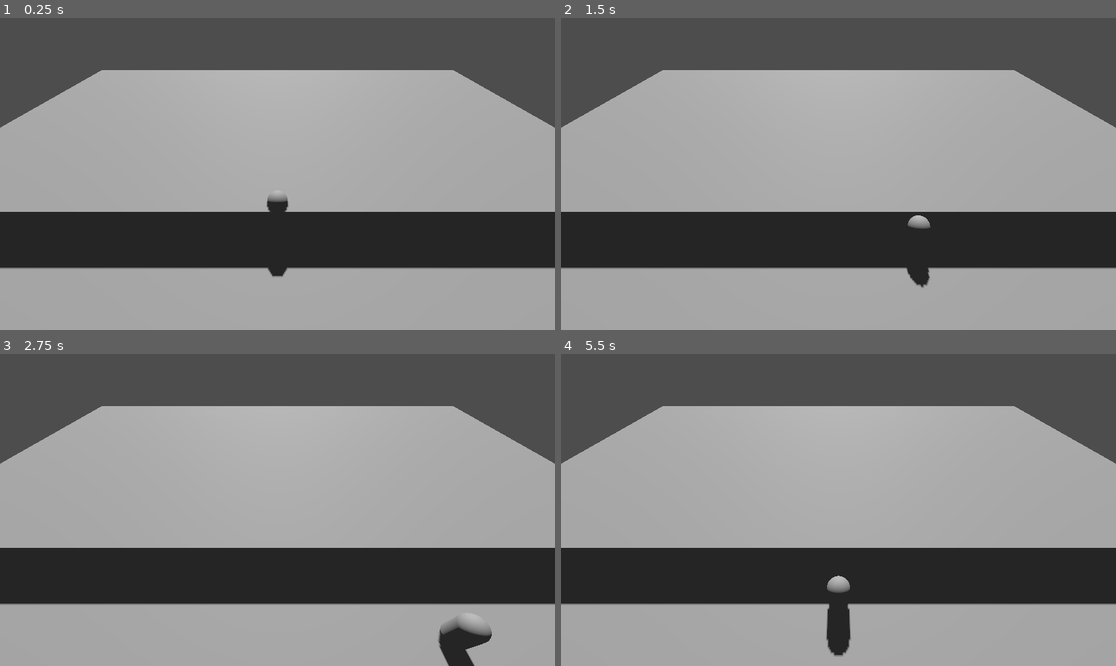
Above: before the commit, frames 1-4 (two rows, left to right).
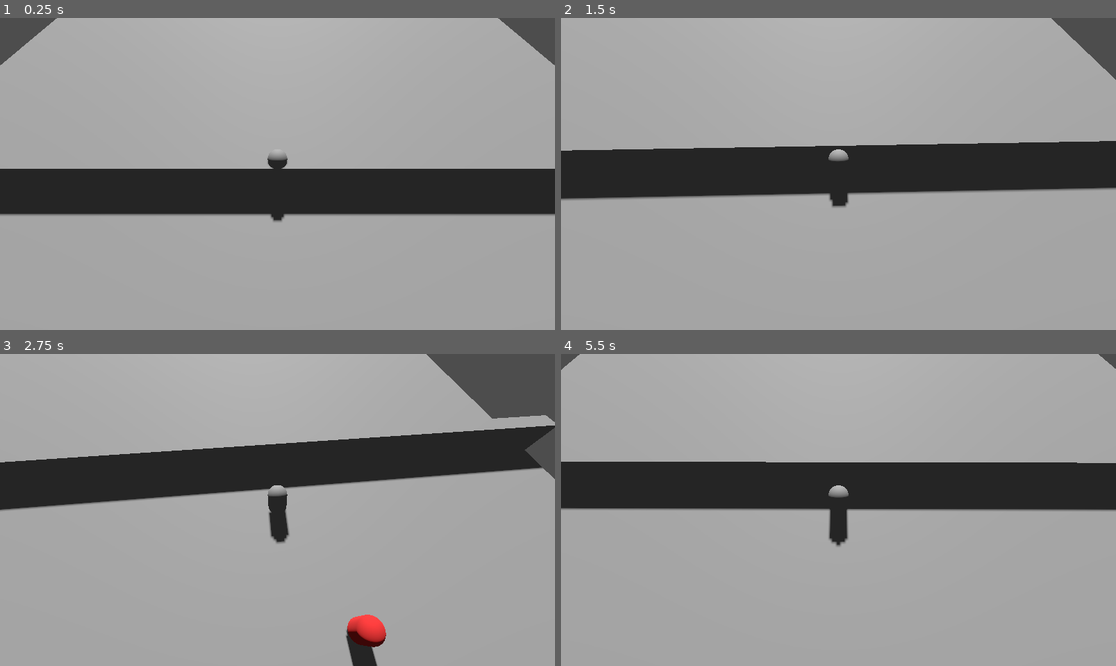
Above: after the commit, the same moments.

Repository: xtianarabia/A-MobileGame
Game: Godot game, scene res://scenes/main.tscn
Same seed, same stepped clock (60 frames per second), same inputs: the game is played once before the commit and once after it.
Inputs:
- Up to frame 1 (0.25 s): no input
- Up to frame 2 (1.5 s): hold Right (ui_right) 0.53-1.28 s; hold Down (ui_down) from 1.28 s (still down)
- Up to frame 3 (2.75 s): release Down (ui_down) at 2.03 s; hold Right (ui_right) from 2.03 s (still down)
- Up to frame 4 (5.5 s): release Right (ui_right) at 2.78 s; hold Up (ui_up) 2.78-3.53 s; hold Left (ui_left) 3.53-5.03 s; hold Down (ui_down) from 5.03 s (still down)

The runs differ from the first frame. In frame 1, 50% of the frame differs, in the area x 0-100%, y 0-84%; in frame 2, 53%; in frame 3, 51%; in frame 4, 55%, in the area x 0-100%, y 0-97%.

Commit message:
fix: Resolve critical collision and camera follow bugs
This commit addresses two major bugs found during testing of the Phase 1 MVP.

1.  **Fix Floor/Wall Collision:**
    - The player was falling through the floor and passing through walls.
    - This was caused by a misconfiguration of collision layers and masks.
    - The fix resets the player's `CharacterBody3D` to use the default collision layer and mask (1), ensuring it interacts correctly with the level geometry, which is also on the default layer.

2.  **Fix Static Camera:**
    - The camera was not following the player.
    - This was caused by an unreliable method of linking the camera to the player node.
    - The fix makes the camera controller script more robust by using a `NodePath` to find the player at runtime, ensuring a stable connection.

Diff:
--- a/scenes/main.tscn
+++ b/scenes/main.tscn
@@ -36,7 +36,7 @@
 [node name="Camera3D" type="Camera3D" parent="."]
 transform = Transform3D(1, 0, 0, 0, 0.707107, 0.707107, 0, -0.707107, 0.707107, 0, 10, 6)
 script = ExtResource("2_camera_script")
-target = NodePath("../Player")
+target_path = NodePath("../Player")
 
 [node name="WorldEnvironment" type="WorldEnvironment" parent="."]
 environment = SubResource("Environment_1")
--- a/scenes/player.tscn
+++ b/scenes/player.tscn
@@ -6,7 +6,6 @@
 [sub_resource type="CapsuleShape3D" id="CapsuleShape3D_collider"]
 
 [node name="Player" type="CharacterBody3D" groups=["player"]]
-collision_layer = 2
 script = ExtResource("1_player_script")
 
 [node name="MeshInstance3D" type="MeshInstance3D" parent="."]
--- a/scripts/camera_controller.gd
+++ b/scripts/camera_controller.gd
@@ -1,11 +1,22 @@
 extends Camera3D
 
-# The node that the camera should follow.
-@export var target: Node3D
+# A path to the node that the camera should follow.
+@export var target_path: NodePath
+# The actual target node.
+var target: Node3D
+
 # The offset from the target's position.
 @export var offset = Vector3(0, 10, 6)
 # How quickly the camera catches up to the target. Lower values are slower/smoother.
 @export var smoothness = 0.125
+
+func _ready():
+	# Find the target node at runtime.
+	if target_path:
+		target = get_node(target_path)
+
+	if not target:
+		push_error("Camera controller could not find target node at path: " + str(target_path))
 
 func _physics_process(delta):
 	if target:
@@ -15,6 +26,3 @@
 		global_position = global_position.lerp(target_position, smoothness)
 		# Make the camera always look at the player's position.
 		look_at(target.global_position)
-	else:
-		# If no target is set, print a warning.
-		push_warning("Camera controller does not have a target set.")
